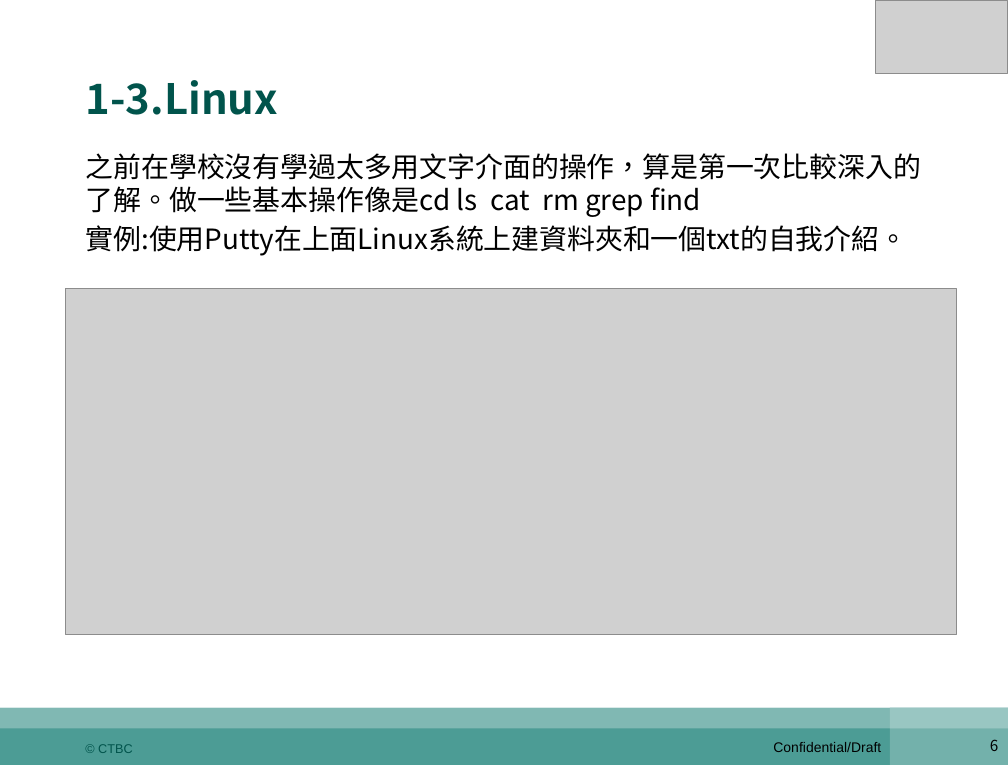
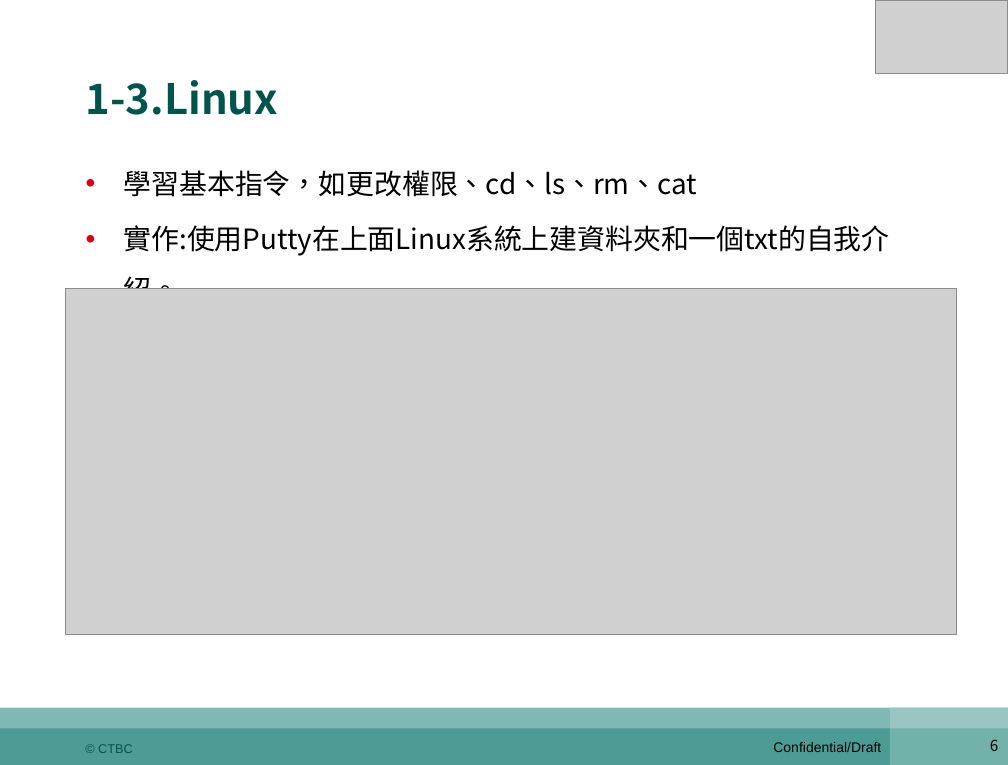
Before and after one commit to shaven105/duh, a slide deck: slide 6 of newest0526.pptx. Drawn at 1008x765 pixels with LibreOffice and Linux fonts; fonts in the diff are those of the drawing; grey boxes stand for pictures. Boxes give left, top, right and bottom in pixels: in the first picture for what was removed or moved away, otherwise in the second. Text is boxed around its words. In the diff, an @@ line names an element or a change of style, - is before the commit and + after.

```diff
--- a/newest0526.pptx
+++ b/newest0526.pptx
@@ text at (x1=124, y1=170, x2=890, y2=289): text changed @@
-之前在學校沒有學過太多用文字介面的操作，算是第一次比較深入的了解。做一些基本操作像是cd ls cat rm grep find
-實例:使用Putty在上面Linux系統上建資料夾和一個txt的自我介紹。
+• 學習基本指令，如更改權限、cd、ls、rm、cat
+• 實作:使用Putty在上面Linux系統上建資料夾和一個txt的自我介紹。
```
Also in this commit, not shown: 15 other slides changed, 1 slide added, 1 slide removed, 4 other files.
